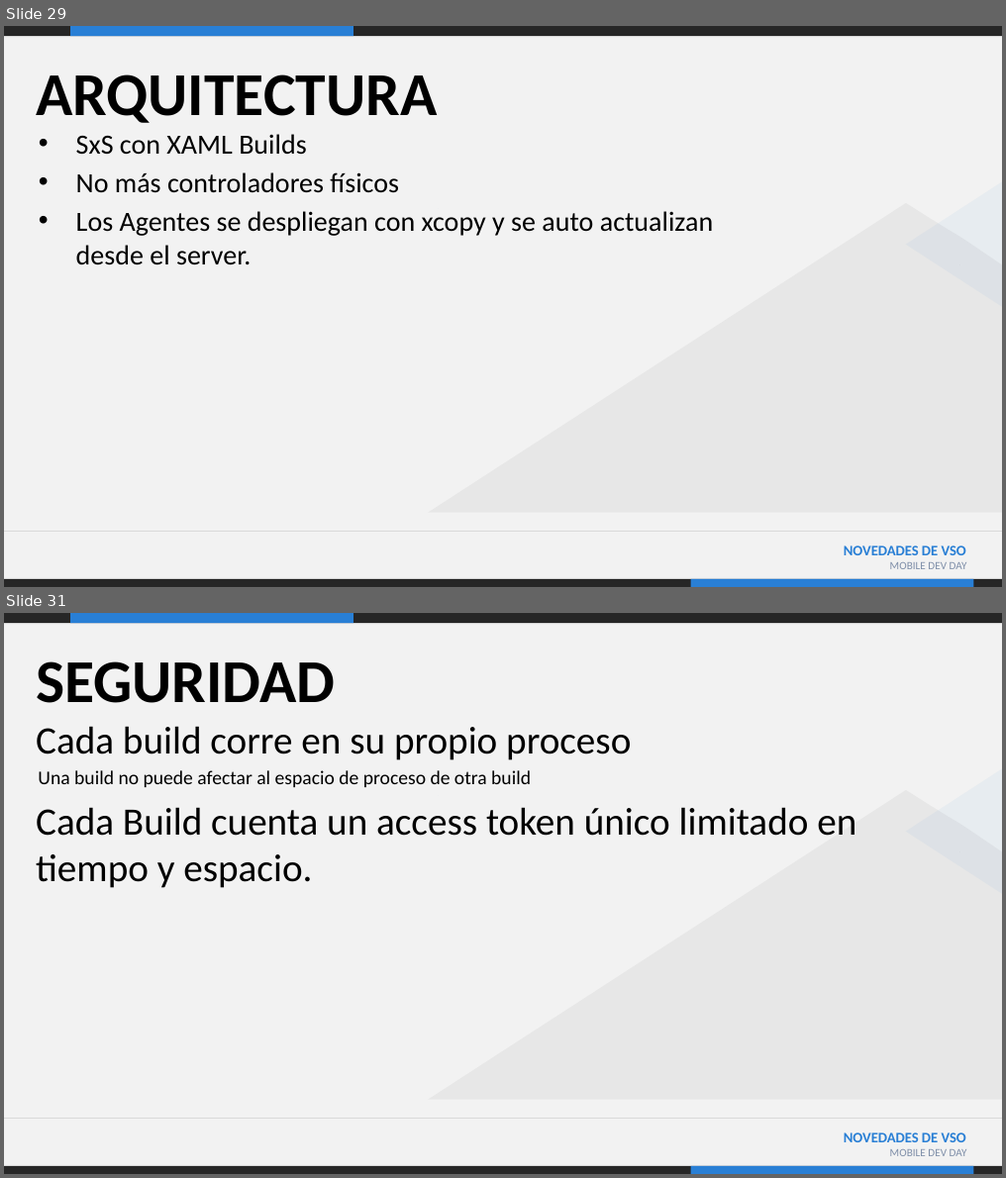
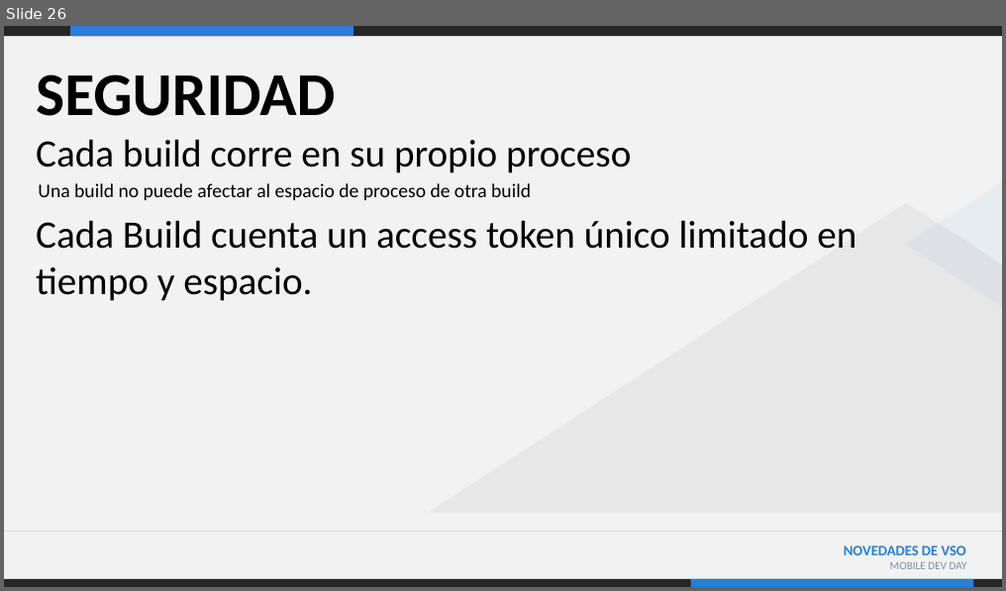
Before and after one commit to jsuarezruiz/Events, a slide deck: Mobile Dev Day/03. Novedades VSO.pptx. Shown one above the other, each under a label of ours: slides 29 and 31 before the commit, slide 26 after it; the slides between them are not shown. The pictures are 1006x1178 and 1006x591 pixels, drawn with LibreOffice and Linux fonts; fonts in the diff are those of the drawing. Boxes give left, top, right and bottom in pixels: in the first picture for what was removed or moved away, otherwise in the second. Text is boxed around its words. In the diff, an @@ line names an element or a change of style, - is before the commit and + after.

```diff
--- a/Mobile Dev Day/03. Novedades VSO.pptx
+++ b/Mobile Dev Day/03. Novedades VSO.pptx
@@ slide 29 removed at (x1=4, y1=26, x2=1002, y2=587), background #F2F2F2; not listed: 9 template elements that a slide beside it also shows @@
@@ title removed at (x1=36, y1=75, x2=437, y2=123) @@
-ARQUITECTURA
@@ text removed at (x1=76, y1=134, x2=713, y2=266) @@
-• SxS con XAML Builds
-• No más controladores físicos
-• Los Agentes se despliegan con xcopy y se auto actualizan desde el server.
@@ what was slide 31 is now slide 26 @@
```
Also in this commit, not shown: 1 slide changed, 4 other slides removed, 1 other file.
